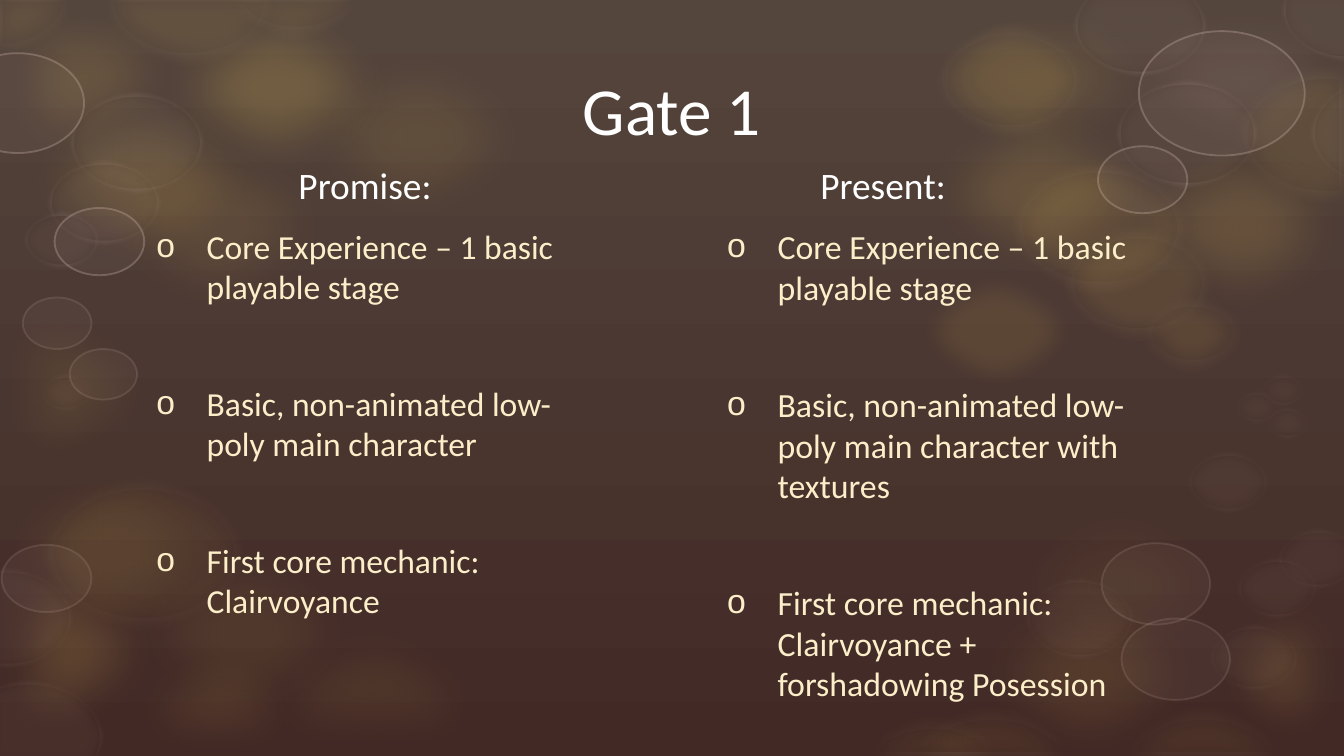
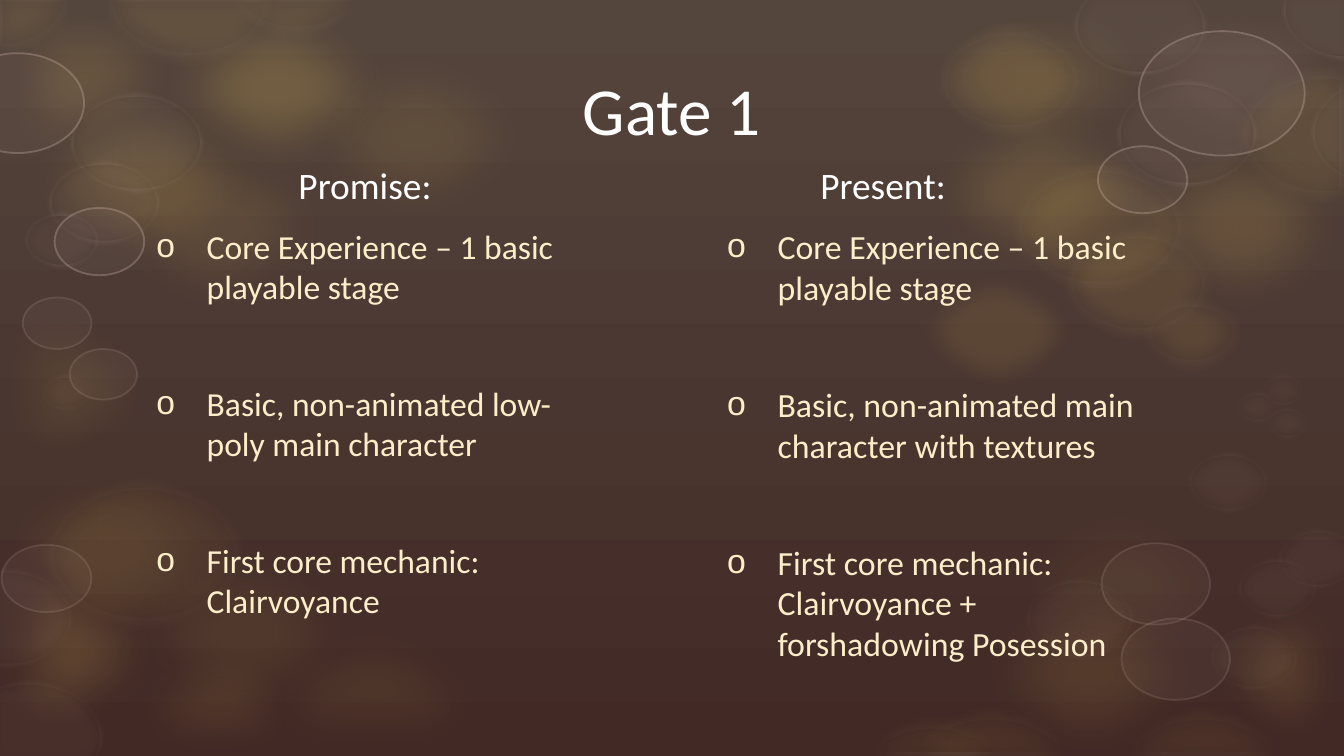
Before and after one commit to ArtjomProGrammer/Voodoo, a slide deck: slide 4 of _Organisation/Präsentation/Voodoo_PP1.pptx. Drawn at 1344x756 pixels with LibreOffice and Linux fonts; fonts in the diff are those of the drawing; background and template pictures are left out. Boxes give left, top, right and bottom in pixels: in the first picture for what was removed or moved away, otherwise in the second. Text is boxed around its words. In the diff, an @@ line names an element or a change of style, - is before the commit and + after.

Commit message:
PPP

```diff
--- a/_Organisation/Präsentation/Voodoo_PP1.pptx
+++ b/_Organisation/Präsentation/Voodoo_PP1.pptx
@@ text at (778,393,1134,459): text changed @@
-o Basic, non-animated low-poly main character with textures
+o Basic, non-animated main character with textures
```
